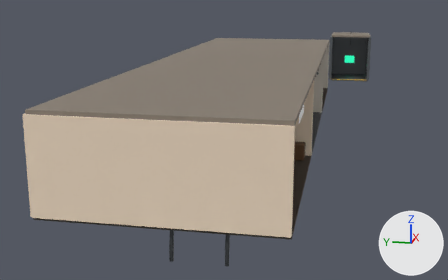
An edit to the glTF model godot/models/sanctuary.glb, drawn before and after from the same camera.
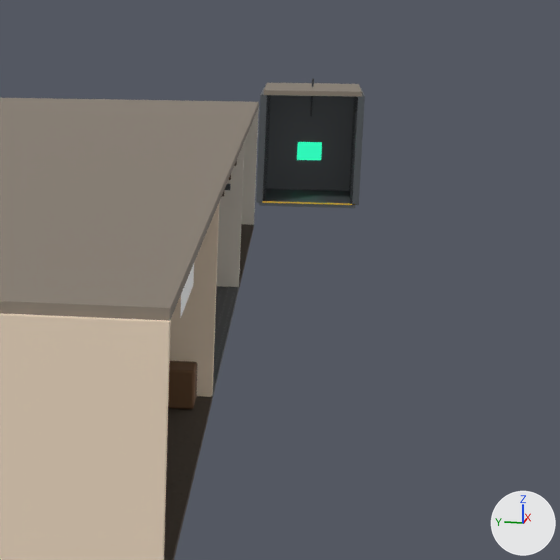
Each version appears first whole from a camera (50 mm lens) standing at (-17.99, 5.17, 7.25) and looking at (16.59, 12.09, -1.39), and next in a close-up on the part from 51% to 100% of the width and 0% to 78% of the height. The axes (+X, +Y, +Z) are drawn at lower right. The lights are the same throughout. The first two pictures are the older version. Where no turn or scale is listed for an object, it has been applied to the vertices. Vertices at exactly the same position are counted once.

Before the edit, the objects in view are built like this:
```python
ob_mesh_0 = bpy.data.objects.new('Mesh_0', me_mesh_0)
ob_mesh_0.location = (4.25, 10.8, -0.05)
ob_mesh_227 = bpy.data.objects.new('Mesh_227', me_mesh_227)
ob_mesh_227.location = (34.75, 5.1, -0.05)
ob_mesh_228 = bpy.data.objects.new('Mesh_228', me_mesh_228)
ob_mesh_228.location = (34.75, 5.1, 3.47)
ob_mesh_229 = bpy.data.objects.new('Mesh_229', me_mesh_229)
ob_mesh_229.location = (34.75, 3.6, 1.7)
ob_mesh_230 = bpy.data.objects.new('Mesh_230', me_mesh_230)
ob_mesh_230.location = (34.75, 6.6, 1.7)
ob_mesh_231 = bpy.data.objects.new('Mesh_231', me_mesh_231)
ob_mesh_231.location = (36.5, 5.1, 1.7)
ob_mesh_232 = bpy.data.objects.new('Mesh_232', me_mesh_232)
ob_mesh_232.location = (33.05, 5.1, 0.02)
ob_mesh_233 = bpy.data.objects.new('Mesh_233', me_mesh_233)
ob_mesh_233.location = (36.38, 5.1, 1.3)
# also in view: 'Mesh_214' at (19.0, 10.8, 1.7); 'Mesh_1' at (4.25, 10.8, 3.47); 'Mesh_213' at (23.75, 10.8, 3.47); 'Mesh_170' at (14.0, 10.8, 3.47); 'Mesh_215' at (28.5, 10.8, 1.7)
```
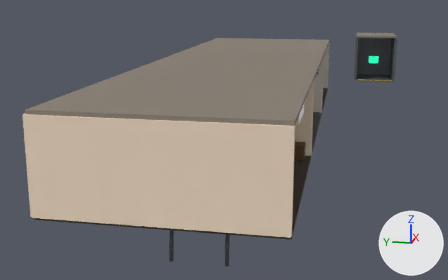
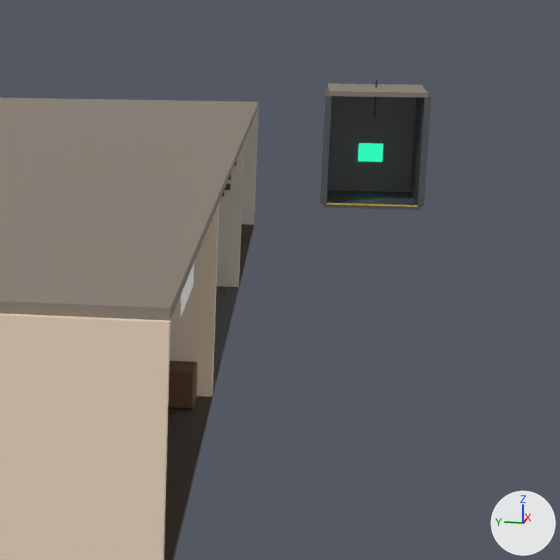
The newer file is also turned or shifted as a whole; pictures and numbers use the older file's frame.

Changed parts and their boxes (x1, y1, x2, y2) in the close-ups (560 x 560 px):
```json
{"object": "Mesh_231", "change": "moved", "before": [267, 95, 354, 191], "after": [328, 96, 416, 192]}
{"object": "Mesh_227", "change": "moved", "before": [259, 189, 355, 208], "after": [323, 190, 421, 210]}
{"object": "Mesh_228", "change": "moved", "before": [264, 83, 362, 97], "after": [328, 83, 428, 98]}
{"object": "Mesh_229", "change": "moved", "before": [352, 88, 365, 205], "after": [417, 94, 431, 207]}
{"object": "Mesh_230", "change": "moved", "before": [256, 87, 267, 203], "after": [320, 88, 332, 204]}
{"object": "Mesh_233", "change": "moved", "before": [297, 142, 322, 160], "after": [358, 143, 383, 162]}
{"object": "Mesh_232", "change": "moved", "before": [262, 201, 356, 205], "after": [323, 203, 420, 207]}
```

Scene script edits in JSON lines:
```json
{"block": "me_mesh_227", "where": "# used by ob_mesh_227; location = (34.75, 5.1, -0.05)"}
{"op": "remove", "block": "me_mesh_227", "code": "me_mesh_227.from_pydata(...)  # 8 vertices, 12 faces; spans x -1.75..1.75, y -1.5..1.5, z -0.05..0.05"}
{"op": "add", "block": "me_mesh_227", "code": "me_mesh_227.from_pydata(...)  # 8 vertices, 12 faces; spans x -1.75..1.75, y -3.5..-0.5, z -0.05..0.05"}
{"block": "me_mesh_227", "change": "me_mesh_227 part 1: the whole mesh is moved by (0.0, -2.0, 0.0)"}
{"block": "me_mesh_228", "where": "# used by ob_mesh_228; location = (34.75, 5.1, 3.47)"}
{"op": "remove", "block": "me_mesh_228", "code": "me_mesh_228.from_pydata(...)  # 8 vertices, 12 faces; spans x -1.75..1.75, y -1.5..1.5, z -0.08..0.08"}
{"op": "add", "block": "me_mesh_228", "code": "me_mesh_228.from_pydata(...)  # 8 vertices, 12 faces; spans x -1.75..1.75, y -3.5..-0.5, z -0.08..0.08"}
{"block": "me_mesh_228", "change": "me_mesh_228 part 2: the whole mesh is moved by (0.0, -2.0, 0.0)"}
{"block": "me_mesh_229", "where": "# used by ob_mesh_229; location = (34.75, 3.6, 1.7)"}
{"op": "remove", "block": "me_mesh_229", "code": "me_mesh_229.from_pydata(...)  # 8 vertices, 12 faces; spans x -1.75..1.75, y -0.1..0.1, z -1.7..1.7"}
{"op": "add", "block": "me_mesh_229", "code": "me_mesh_229.from_pydata(...)  # 8 vertices, 12 faces; spans x -1.75..1.75, y -2.1..-1.9, z -1.7..1.7"}
{"block": "me_mesh_229", "change": "me_mesh_229 part 3: the whole mesh is moved by (0.0, -2.0, 0.0)"}
{"block": "me_mesh_230", "where": "# used by ob_mesh_230; location = (34.75, 6.6, 1.7)"}
{"op": "remove", "block": "me_mesh_230", "code": "me_mesh_230.from_pydata(...)  # 8 vertices, 12 faces; spans x -1.75..1.75, y -0.1..0.1, z -1.7..1.7"}
{"op": "add", "block": "me_mesh_230", "code": "me_mesh_230.from_pydata(...)  # 8 vertices, 12 faces; spans x -1.75..1.75, y -2.1..-1.9, z -1.7..1.7"}
{"block": "me_mesh_230", "change": "me_mesh_230 part 4: the whole mesh is moved by (0.0, -2.0, 0.0)"}
{"block": "me_mesh_231", "where": "# used by ob_mesh_231; location = (36.5, 5.1, 1.7)"}
{"op": "remove", "block": "me_mesh_231", "code": "me_mesh_231.from_pydata(...)  # 8 vertices, 12 faces; spans x -0.1..0.1, y -1.5..1.5, z -1.7..1.7"}
{"op": "add", "block": "me_mesh_231", "code": "me_mesh_231.from_pydata(...)  # 8 vertices, 12 faces; spans x -0.1..0.1, y -3.5..-0.5, z -1.7..1.7"}
{"block": "me_mesh_231", "change": "me_mesh_231 part 5: the whole mesh is moved by (0.0, -2.0, 0.0)"}
{"block": "me_mesh_232", "where": "# used by ob_mesh_232; location = (33.05, 5.1, 0.02)"}
{"op": "remove", "block": "me_mesh_232", "code": "me_mesh_232.from_pydata(...)  # 8 vertices, 12 faces; spans x -0.05..0.05, y -1.5..1.5, z -0.01..0.01"}
{"op": "add", "block": "me_mesh_232", "code": "me_mesh_232.from_pydata(...)  # 8 vertices, 12 faces; spans x -0.05..0.05, y -3.5..-0.5, z -0.01..0.01"}
{"block": "me_mesh_232", "change": "me_mesh_232 part 6: the whole mesh is moved by (0.0, -2.0, 0.0)"}
{"block": "me_mesh_233", "where": "# used by ob_mesh_233; location = (36.38, 5.1, 1.3)"}
{"op": "remove", "block": "me_mesh_233", "code": "me_mesh_233.from_pydata(...)  # 8 vertices, 12 faces; spans x -0.025..0.025, y -0.4..0.4, z -0.3..0.3"}
{"op": "add", "block": "me_mesh_233", "code": "me_mesh_233.from_pydata(...)  # 8 vertices, 12 faces; spans x -0.025..0.025, y -2.4..-1.6, z -0.3..0.3"}
{"block": "me_mesh_233", "change": "me_mesh_233 part 7: the whole mesh is moved by (0.0, -2.0, 0.0)"}
```
